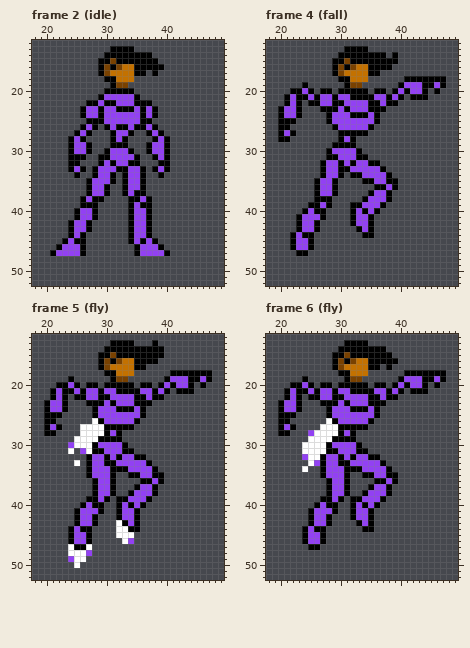
Edited in one commit: pixel-art file (Project/Content/concept/regina.aseprite). Above is the file before it was changed.
64x64 pixels, 12 frames. Shown: frame 2 (idle): x 18..49, y 12..52; frame 4 (fall): x 18..49, y 12..52; frame 5 (fly): x 18..49, y 12..52; frame 6 (fly): x 18..49, y 12..52. The commit also changed other frames, which this record leaves out.
Now the later version:
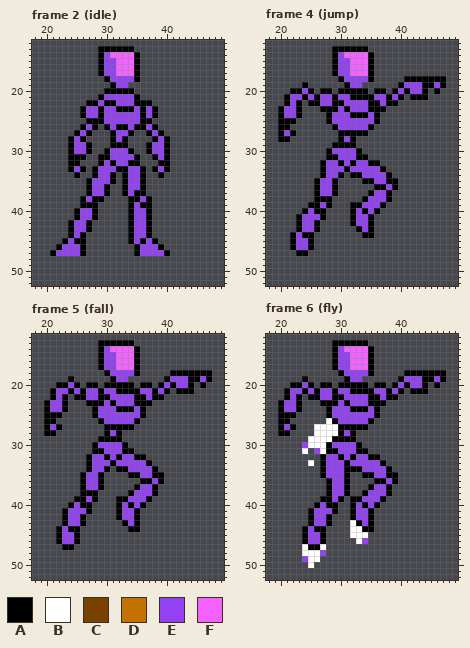
Palette (. is transparent): A #000000  B #ffffff  C #794100  D #c37100  E #9241f3  F #f361ff
Author's note on the commit: squat animation
From old to new:
layer "head" now hidden
layer "head 2" now shown
Frame 2 (idle):
y 13: x 29..30 .. -> AA
y 14: x 29..34 .AAAAA -> AEFFFF; x 36..37 AA -> ..
y 15: x 30..34 ACAAA -> EEFFF; x 36..38 AAA -> ...
y 16: x 30..34 CACDD -> EEFFF; x 36..39 AAAA -> ....
y 17: x 30..34 CDDDD -> EEFFF; x 36 A -> .; x 38 A -> .
y 18: x 31..35 ADDD. -> EEEEA
y 19: x 32..33 CC -> EE
Frame 4 (jump):
y 13: x 29..30 .. -> AA
y 14: x 29..34 .AAAAA -> AEFFFF; x 36..37 AA -> ..; x 39 A -> .
y 15: x 30..34 ACAAA -> EEFFF; x 36..39 AAAA -> ....
y 16: x 30..34 CACDD -> EEFFF; x 36..38 AAA -> ...
y 17: x 30..34 CDDDD -> EEFFF; x 36 A -> .
y 18: x 31..35 ADDD. -> EEEEA
y 19: x 32..33 CC -> EE
y 21: x 23 A -> E
y 33: x 30 A -> E
Frame 5 (fall):
y 13: x 29..30 .. -> AA; x 38 A -> .
y 14: x 29..34 .AAAAA -> AEFFFF; x 36..39 AAAA -> ....
y 15: x 30..34 ACAAA -> EEFFF; x 36..39 AAAA -> ....
y 16: x 30..34 CACDD -> EEFFF; x 36..38 AAA -> ...
y 17: x 30..34 CDDDD -> EEFFF; x 36 A -> .
y 18: x 31..35 ADDD. -> EEEEA
y 19: x 32..33 CC -> EE
y 21: x 23 A -> E
y 26: x 28 B -> .
y 27..28: x 26..29 BBBB -> ....
y 29: x 25..28 BBBB -> ....
y 30: x 24..27 EBBB -> ....
y 31: x 24 B -> .; x 26..27 EB -> ..
y 33: x 25 B -> .; x 30 A -> E
y 34: x 30..31 EA -> A.
y 35: x 26..27 .A -> AE; x 29..31 EEA -> A..
y 36..37: x 26..31 ..AEEA -> AEEA..
y 38: x 26..27 .. -> AA; x 29..31 EEA -> ...
y 39: x 25..27 ..A -> AAE; x 29..30 EA -> ..
y 40: x 24..25 .. -> AE; x 27..29 EAA -> A..
y 41: x 23..25 ..A -> AEE; x 27..29 EEA -> A..
y 42: x 23..28 ..AEEA -> AEEA..
y 43: x 23..28 ..AEEA -> AEEA..; x 32 B -> .
y 44: x 22..23 .. -> AE; x 25..27 EAA -> A..; x 32..33 BB -> ..
y 45: x 22..27 ..AEEA -> AEEA..; x 32..34 BBB -> ...
y 46: x 22..27 ..AEEA -> AEEA..; x 33..34 BE -> ..
y 47: x 23..27 .BAAB -> AA...
y 48: x 24..27 BBBE -> ....
y 49: x 24..26 EBB -> ...
y 50: x 25 B -> .
Frame 6 (fly):
y 13: x 29..30 .. -> AA
y 14: x 29..34 .AAAAA -> AEFFFF; x 36..37 AA -> ..
y 15: x 30..34 ACAAA -> EEFFF; x 36..38 AAA -> ...
y 16: x 30..34 CACDD -> EEFFF; x 36..39 AAAA -> ....
y 17: x 30..34 CDDDD -> EEFFF; x 36 A -> .; x 38 A -> .
y 18: x 31..35 ADDD. -> EEEEA
y 19: x 32..33 CC -> EE
y 21: x 23 A -> E
y 27: x 26 . -> B
y 28: x 25 E -> .
y 30: x 24 B -> E
y 31: x 25..26 BB -> .E
y 32: x 24..26 EBB -> ...
y 33: x 26 E -> .; x 30 A -> E
y 34: x 24 B -> .
y 43: x 32 . -> B
y 44: x 32..33 .. -> BB
y 45: x 32..34 ... -> BBB
y 46: x 33..34 .. -> BE
y 47: x 24 . -> B; x 27 . -> B
y 48: x 24..27 .... -> BBBE
y 49: x 24..26 ... -> EBB
y 50: x 25 . -> B
